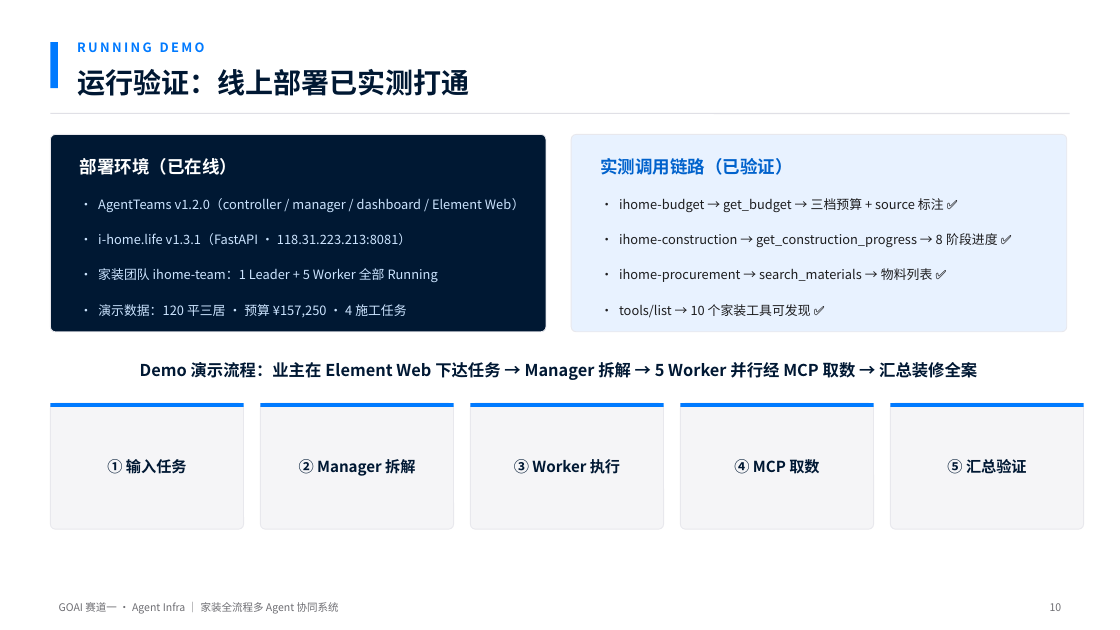
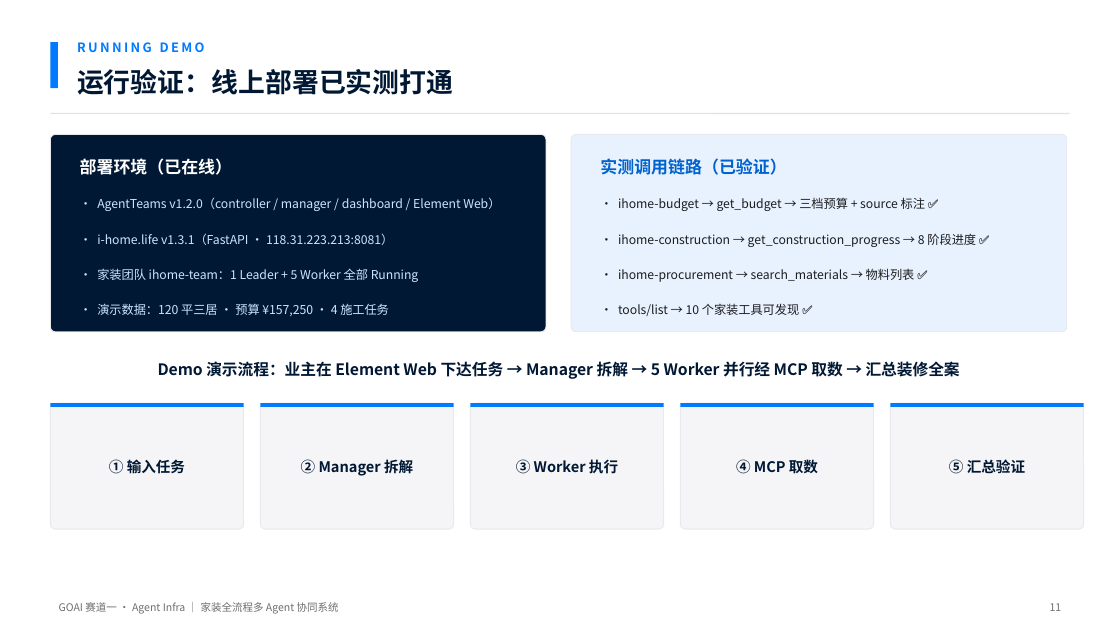
Before and after one commit to SUOKE2024/i-home.life, a slide deck: slide 11 of goai-agent-infra/ppt/GOAI初赛-家装全流程多Agent协同系统.pptx (slide 10 before the commit). Drawn at 1120x630 pixels with LibreOffice and Linux fonts; fonts in the diff are those of the drawing. Boxes give left, top, right and bottom in pixels: in the first picture for what was removed or moved away, otherwise in the second. Text is boxed around its words. In the diff, an @@ line names an element or a change of style, - is before the commit and + after.

Commit message:
docs(goai): 初赛材料 v2 — 基于索克家居真实能力全景 + 2026 行业进展
- 作品简介/方案：23 Agent + 60 API + 90 Service 全流程真实能力
  （总控编排/AR测量/设计域/VR/CAD/BIM/语音/智能家居）
- PPT 升级 13 页：行业背景（2026白皮书空间智能三能力+竞品对标）
  + 能力全景 + Orchestrator×AgentTeams 映射 + 设计域交付物
- Agent Identity 清单扩展至 8 Worker ↔ 真实 Agent 映射

```diff
--- a/goai-agent-infra/ppt/GOAI初赛-家装全流程多Agent协同系统.pptx
+++ b/goai-agent-infra/ppt/GOAI初赛-家装全流程多Agent协同系统.pptx
@@ text "运行验证：线上部署已实测打通" at <box>77,69,453,95</box>: size 24 to 23 pt @@
@@ text "部署环境（已在线）" at <box>80,158,232,175</box>: size 15 to 14.5 pt @@
@@ text "实测调用链路（已验证）" at <box>600,158,786,175</box>: size 15 to 14.5 pt @@
@@ size 11 to 10.5 pt in 8 elements at <box>97,197,500,211</box>, <box>97,233,393,245</box>, <box>97,268,419,282</box>, <box>97,303,389,316</box>, <box>618,197,925,211</box>, <box>618,233,976,247</box>, <box>618,268,915,282</box>, <box>618,303,799,316</box> @@
@@ text "Demo 演示流程：业主在 Element Web 下达任务 ..." at <box>158,361,960,379</box>: size 14 to 13.5 pt @@
@@ size 13 to 12.5 pt in 5 elements at <box>109,459,185,474</box>, <box>301,459,413,476</box>, <box>516,459,618,474</box>, <box>736,457,818,476</box>, <box>949,459,1025,474</box> @@
@@ text at <box>1050,603,1062,611</box>: text changed @@
-10
+11
```
Also in this commit, not shown: 6 other slides changed, 6 slides added, 5 slides removed, 4 other files.
